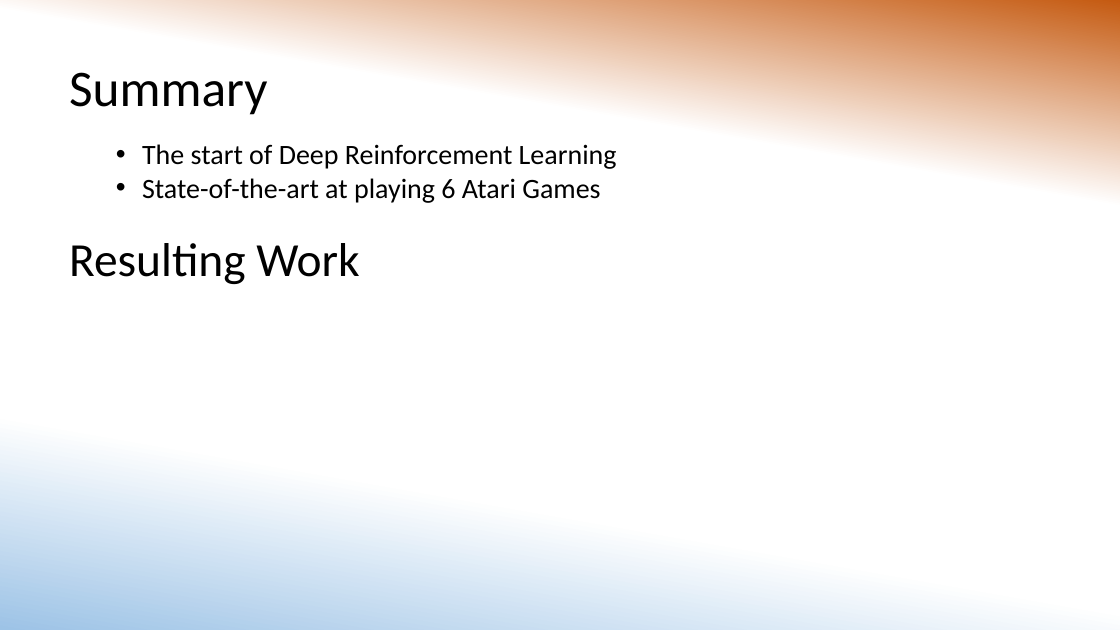
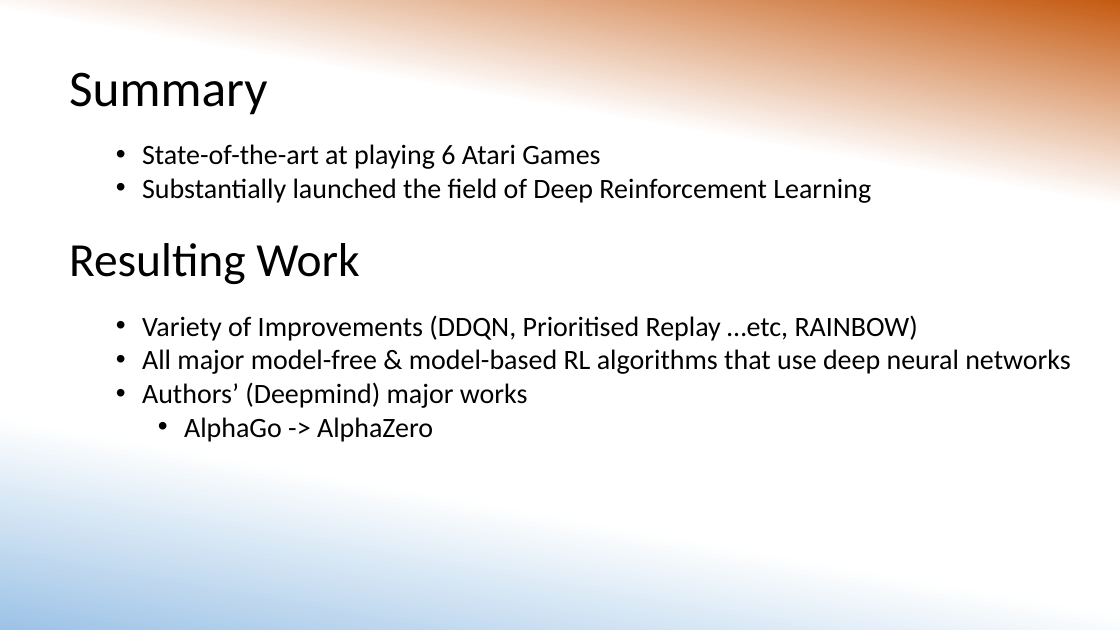
Before and after one commit to MorganMWJ/sem1020-paper-presentations, a slide deck: slide 11 of DQN/dqn_slides.pptx. Drawn at 1120x630 pixels with LibreOffice and Linux fonts; fonts in the diff are those of the drawing. Boxes give left, top, right and bottom in pixels: in the first picture for what was removed or moved away, otherwise in the second. Text is boxed around its words. In the diff, an @@ line names an element or a change of style, - is before the commit and + after.

```diff
--- a/DQN/dqn_slides.pptx
+++ b/DQN/dqn_slides.pptx
@@ text at (142,144,617,169): paragraph removed @@
-• The start of Deep Reinforcement Learning
@@ text at (142,178,871,203): paragraph added @@
+• Substantially launched the field of Deep Reinforcement Learning
@@ text added at (142,315,1071,442), 24 pt, text #000000 @@
+• Variety of Improvements (DDQN, Prioritised Replay …etc, RAINBOW)
+• All major model-free & model-based RL algorithms that use deep neural networks
+• Authors’ (Deepmind) major works
+  • AlphaGo -> AlphaZero
```
Also in this commit, not shown: 4 other slides changed, 1 other file.
